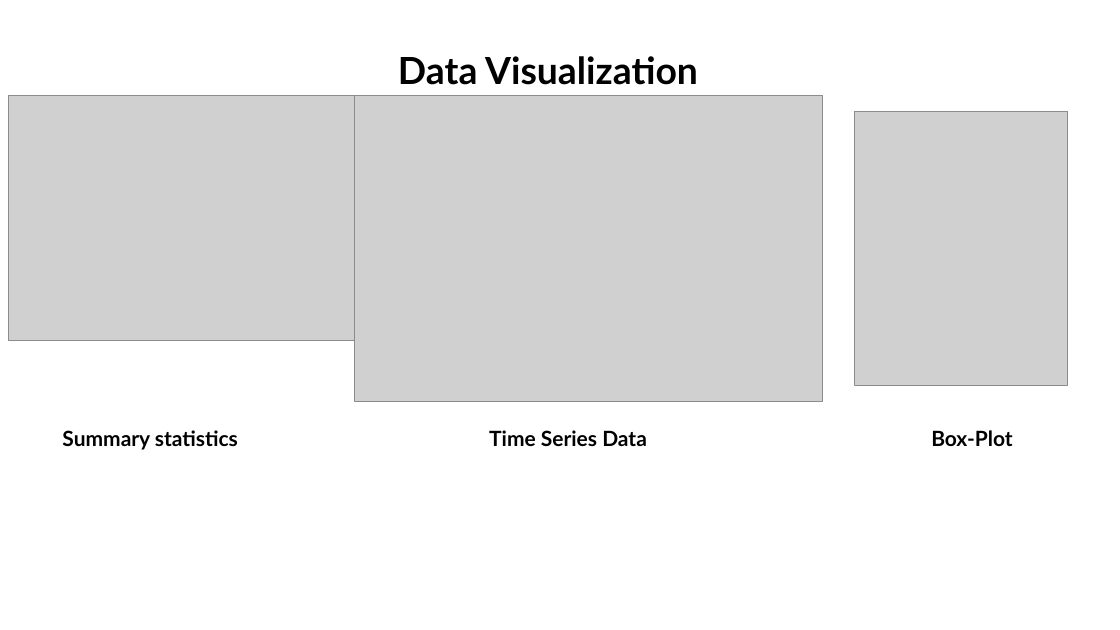
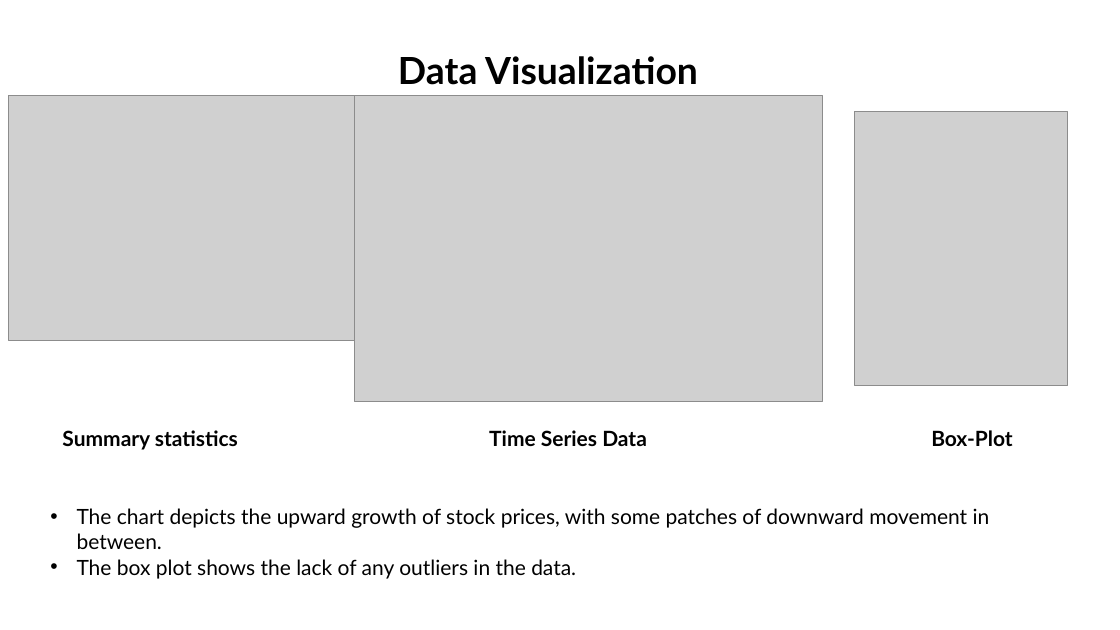
Before and after one commit to 035skt/ECO723, a slide deck: slide 15 of ppt_1.1.pptx. Drawn at 1120x630 pixels with LibreOffice and Linux fonts; fonts in the diff are those of the drawing; grey boxes stand for pictures. Boxes give left, top, right and bottom in pixels: in the first picture for what was removed or moved away, otherwise in the second. Text is boxed around its words. In the diff, an @@ line names an element or a change of style, - is before the commit and + after.

```diff
--- a/ppt_1.1.pptx
+++ b/ppt_1.1.pptx
@@ text added at <box>77,508,990,579</box>, 18 pt, text #000000 @@
+• The chart depicts the upward growth of stock prices, with some patches of downward movement in between.
+• The box plot shows the lack of any outliers in the data.
```
Also in this commit, not shown: 1 other slide changed, 1 other file.
